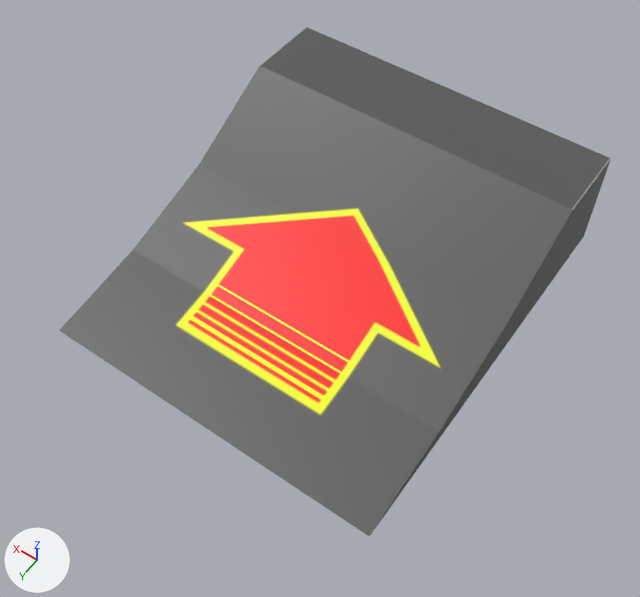
An edit to the glTF model static/models/ramp.glb, drawn before and after from the same camera.
The view is the same before and after, from a camera (50 mm lens) standing at (-3.61, 4.44, 6.44) and looking at (-0.81, 0.53, 0.29). Arrows for +X, +Y and +Z are at lower left; the lights stay in place. Where no turn or scale is listed for an object, it has been applied to the vertices. Vertices at the same position are counted once.

Script lines for the objects in view, before the commit:
```python
me_ramp = bpy.data.meshes.new('ramp')
me_ramp.from_pydata(...)  # 18 vertices, 32 faces; spans x -2.32..1.0, y -1.77..2.0, z -1.0..0.02
me_ramp.materials.append(mat_arrow_material)  # picture img_ramp2
ob_cube = bpy.data.objects.new('Cube', me_ramp)
ob_cube.location = (0.0, 0.0, 1.009)
```
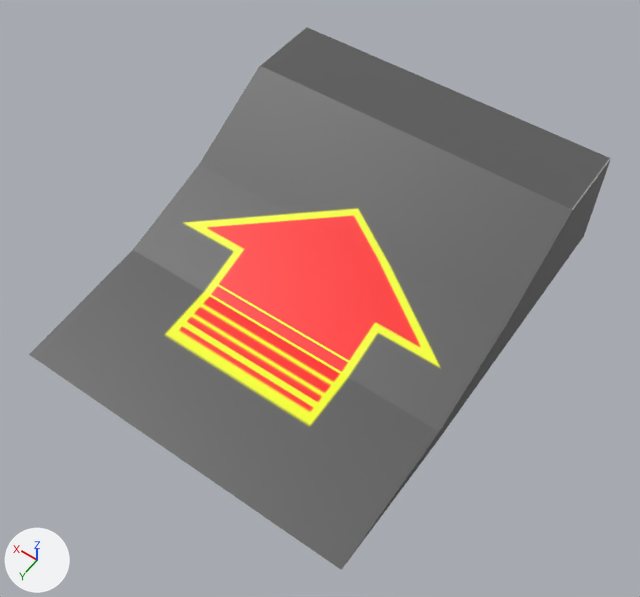
Commit message: new ramp model

Where the newer file only moved an object's origin or applied its transform, the numbers keep the older frame.

What differs and where, as boxes (x1, y1, x2, y2) in the pictures (640 x 597 px; the box of a moved part takes in the faces that stretch with it):
'Cube', reshaped (7% taller)
    before: (59, 27, 611, 536)
    after: (29, 27, 611, 570)
part 1 of me_ramp, moved or reshaped
    before: (59, 250, 439, 536)
    after: (29, 250, 439, 570)

What changed in the scene script:
```text
Change me_ramp:
    where me_ramp.from_pydata(...)  # 18 vertices, 32 faces; spans x -2.32..1.0, y -1.77..2.0, z -1.0..0.02
    used by ob_cube; location = (0.0, 0.0, 1.009)
    me_ramp part 1
    me_ramp.vertices[2].co: (-2.32, 2.0, -1.0) -> (-2.3, 2.34, -1.0)  # pixel (369, 536) -> pixel (341, 569)
    me_ramp.vertices[5].co: (1.0, 2.0, -1.0) -> (1.03, 2.34, -1.0)  # pixel (59, 330) -> pixel (28, 354)
```
